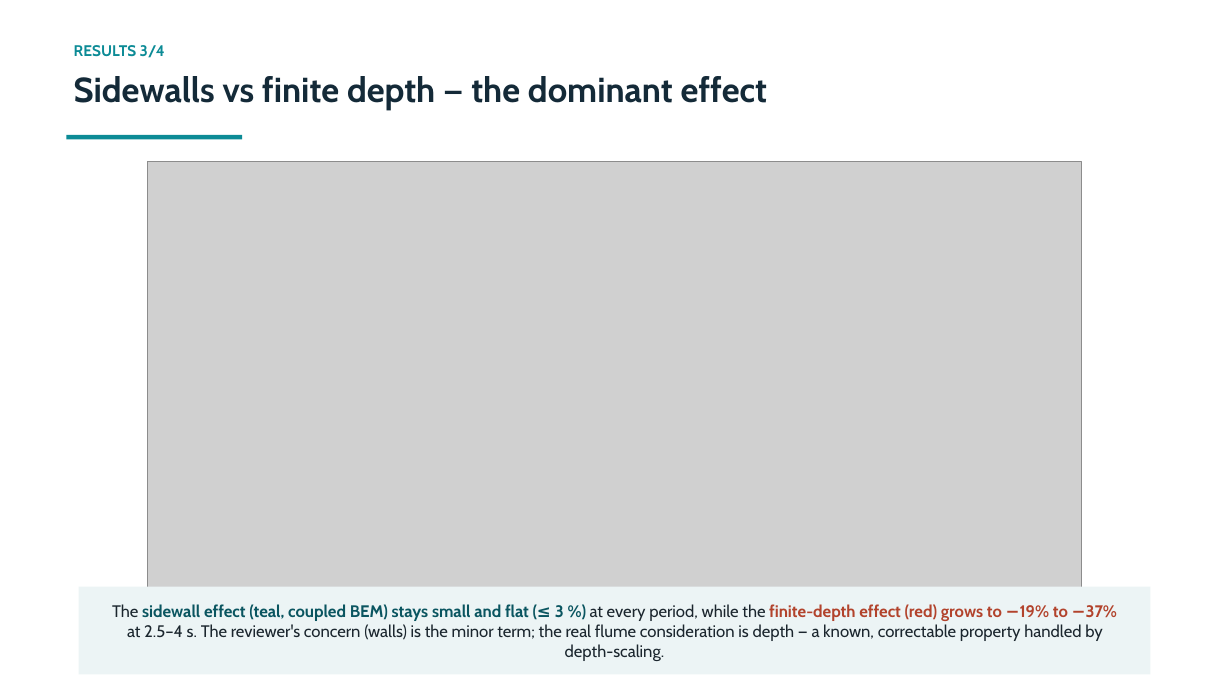
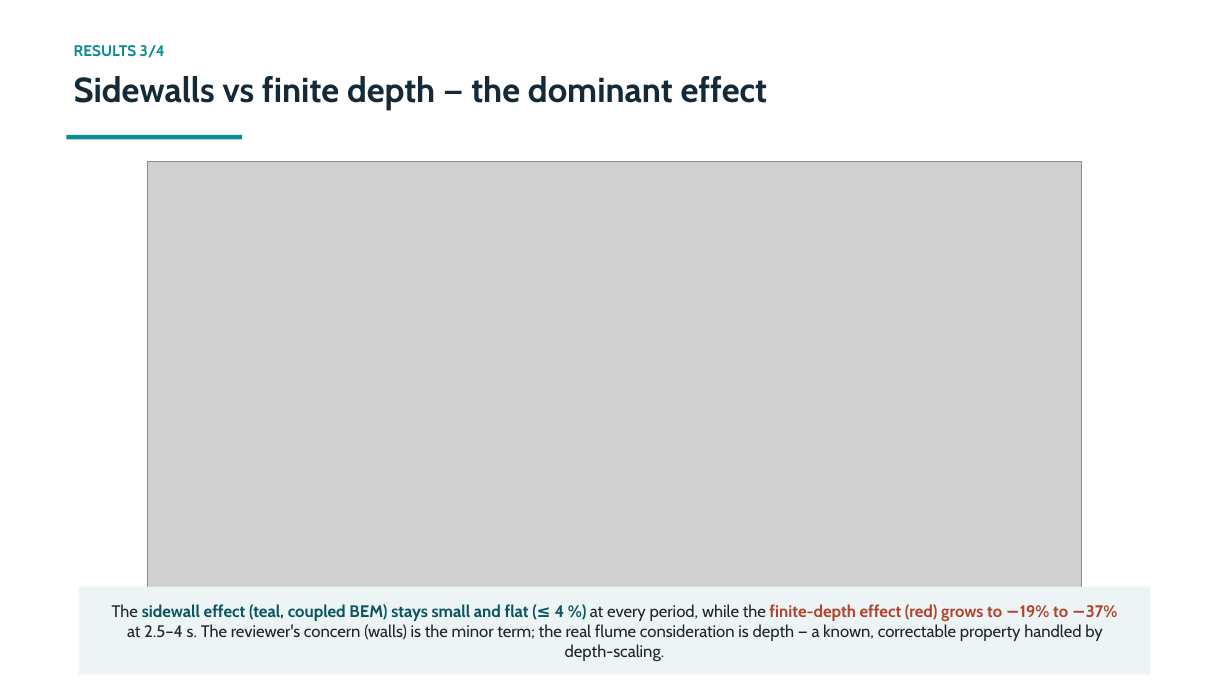
Before and after one commit to xabi80/HSP, a slide deck: slide 8 of studies/platform-12buoy/flume-wall-effect/Flume_wall_effect_technical.pptx. Drawn at 1232x693 pixels with LibreOffice and Linux fonts; fonts in the diff are those of the drawing; grey boxes stand for pictures. Boxes give left, top, right and bottom in pixels: in the first picture for what was removed or moved away, otherwise in the second. Text is boxed around its words. In the diff, an @@ line names an element or a change of style, - is before the commit and + after.

```diff
--- a/studies/platform-12buoy/flume-wall-effect/Flume_wall_effect_technical.pptx
+++ b/studies/platform-12buoy/flume-wall-effect/Flume_wall_effect_technical.pptx
@@ text at (112, 604, 1118, 661): text changed @@
-The sidewall effect (teal, coupled BEM) stays small and flat (≤ 3 %) at every period, while the finite-depth effect (red) grows to −19% to −37% at 2.5–4 s. The reviewer's concern (walls) is the minor term; the real flume consideration is depth — a known, correctable property handled by depth-scaling.
+The sidewall effect (teal, coupled BEM) stays small and flat (≤ 4 %) at every period, while the finite-depth effect (red) grows to −19% to −37% at 2.5–4 s. The reviewer's concern (walls) is the minor term; the real flume consideration is depth — a known, correctable property handled by depth-scaling.
```
Also in this commit, not shown: 6 other slides changed, 1 slide added, 7 other files.
